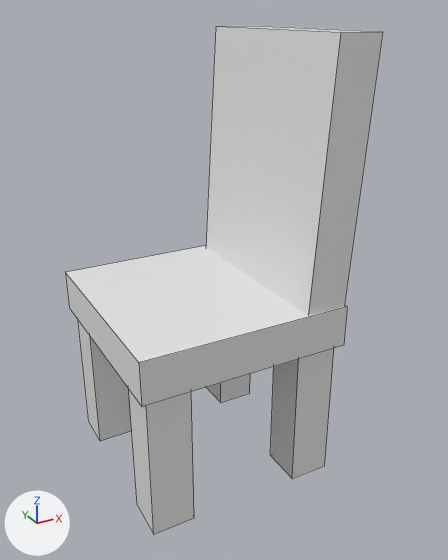
Two versions of the FBX model Assets/Art/Models/Environment/Chair.fbx, one commit apart.
The view is the same before and after, from a camera (50 mm lens) standing at (-0.598, -1.217, 1.072) and looking at (0.051, -0.037, 0.481). The axes (+X, +Y, +Z) are drawn at lower left. The lights are the same throughout. Mesh edges are drawn as thin lines. Where no turn or scale is listed for an object, it has been applied to the vertices.

In view in the first picture: 'Chair'.
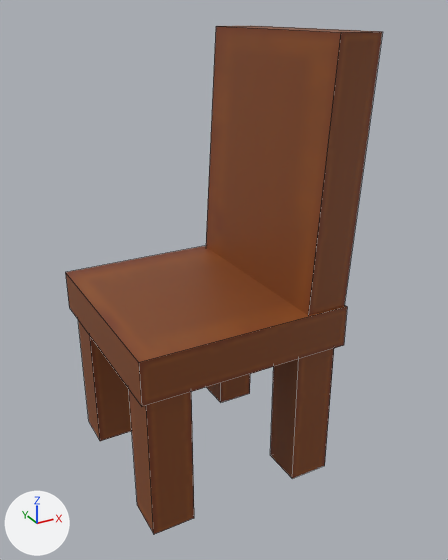
The newer file is also turned or shifted as a whole; pictures and numbers use the older file's frame.

Boxes (x1, y1, x2, y2) around the edits, measured in the pictures (448 x 560 px):
'Chair', recoloured (grey to brown): (65, 26, 382, 534) in both

What changed in the scene script:
```text
Add img_wood_png:
    img_wood_png = load_image('Wood.png', '../../Materials/Environment/Walls/Wood.png', 64, 64, 'sRGB')
Add mat_wood:
    mat_wood = principled_material('Wood')
    mat_wood.texture = img_wood_png
Change me_plane_005:
    where me_plane_005.from_pydata(...)  # 48 vertices, 36 faces; spans x -0.25..0.283, y -0.25..0.25, z 0.003..1.029
    remove me_plane_005.materials.append(mat_grass)  # white #e7e7e7
    add me_plane_005.materials.append(mat_wood)  # picture img_wood_png
```
